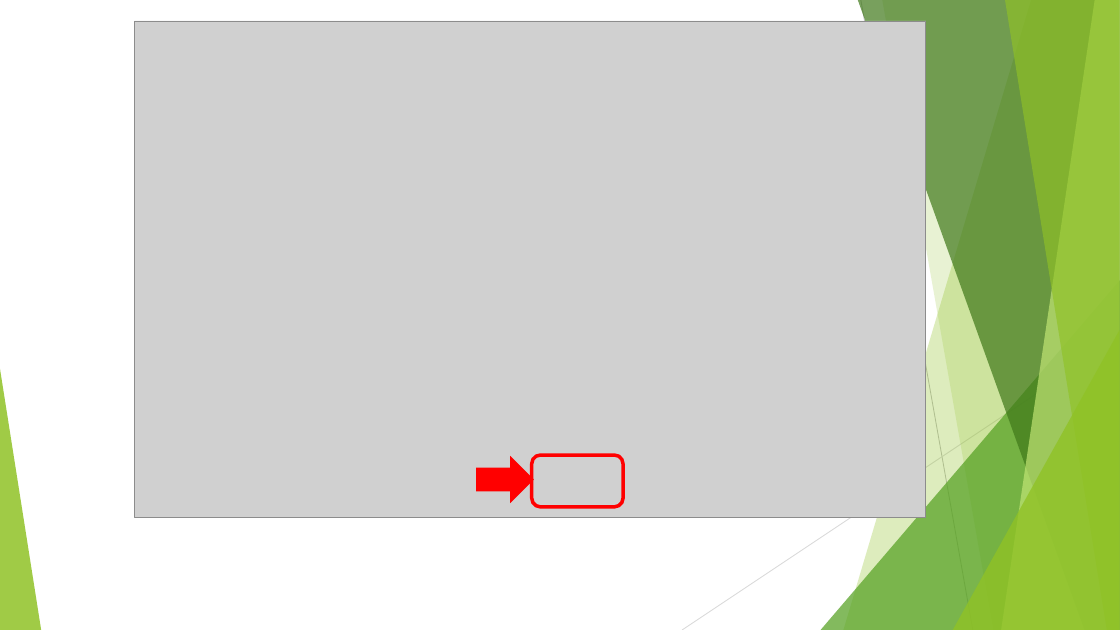
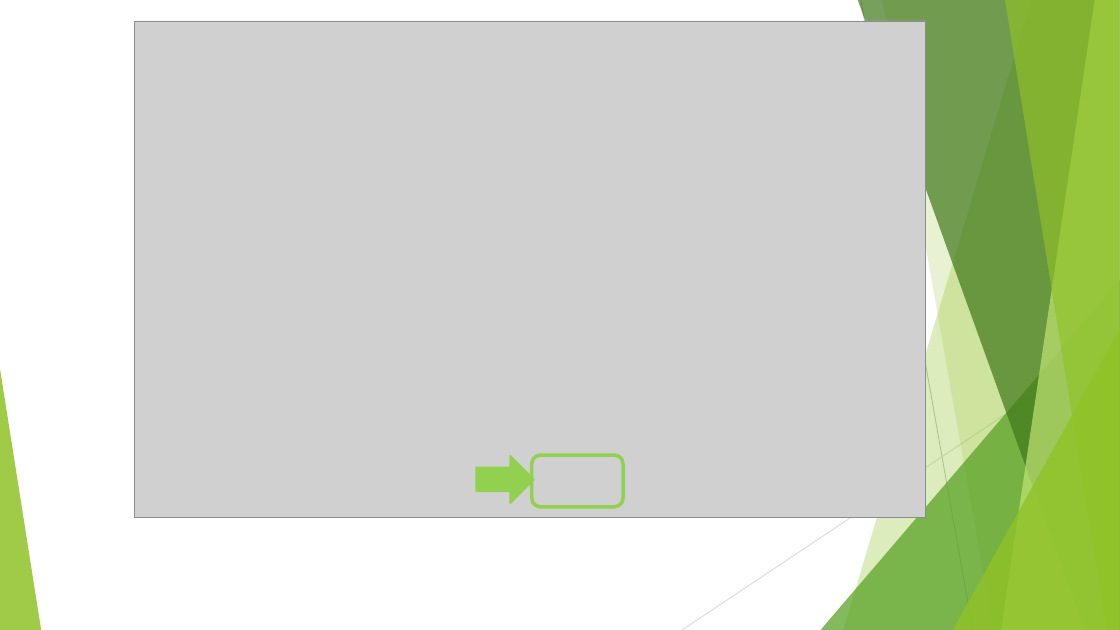
Before and after one commit to a909h333/Security2022, a slide deck: slide 29 of A090H333_資訊安全與素養_期中考報告.pptx (slide 21 before the commit). Drawn at 1120x630 pixels with LibreOffice and Linux fonts; fonts in the diff are those of the drawing; grey boxes stand for pictures. Boxes give left, top, right and bottom in pixels: in the first picture for what was removed or moved away, otherwise in the second. Text is boxed around its words. In the diff, an @@ line names an element or a change of style, - is before the commit and + after.

```diff
--- a/A090H333_資訊安全與素養_期中考報告.pptx
+++ b/A090H333_資訊安全與素養_期中考報告.pptx
@@ right arrow at <box>476,456,534,504</box>: fill #FF0000 to #92D050; outline none to #92D050 1.5 pt @@
@@ rounded rectangle at <box>532,455,623,507</box>: outline #FF0000 3 pt to #92D050 3 pt @@
```
Also in this commit, not shown: 9 other slides changed, 8 slides added.
